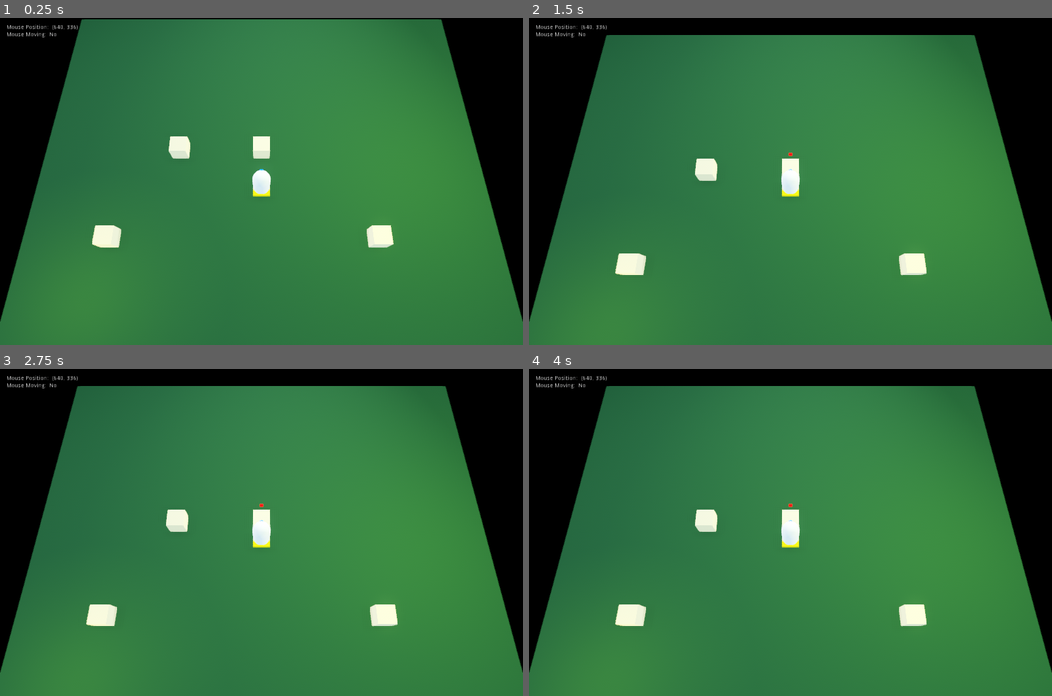
Above: before the commit, frames 1-4 (two rows, left to right).
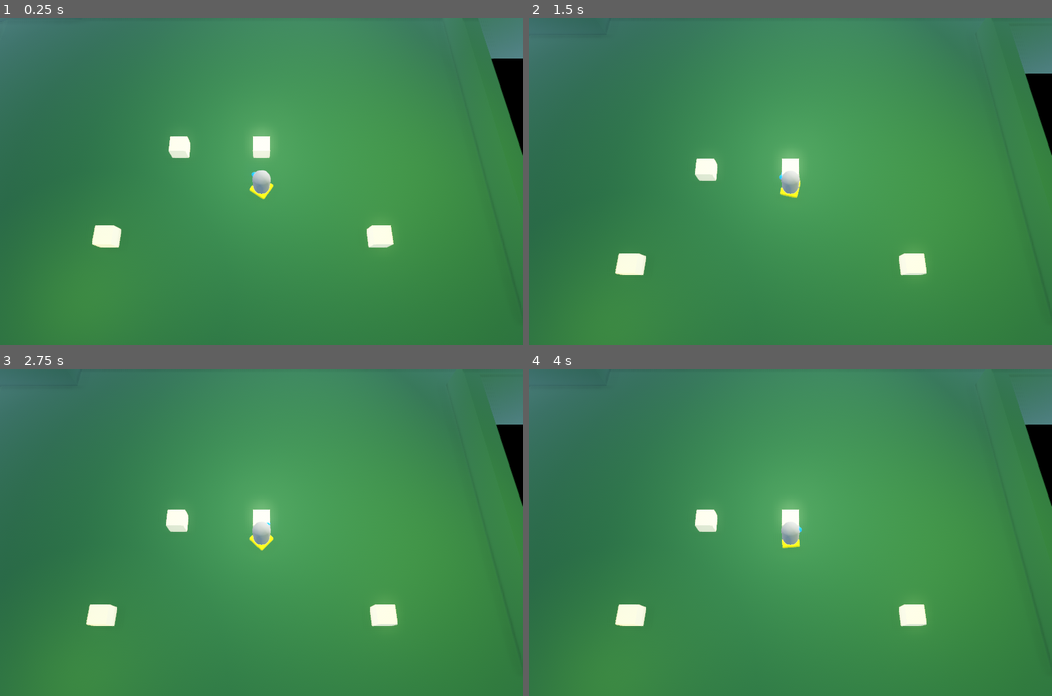
Above: after the commit, the same moments.

Repository: sean-clayton/TopDownTest
Game: Godot game, scene res://Main.tscn
The game is run twice, just before and just after one commit, with the same random seed, the same clock (stepped at 60 frames per second) and the same inputs.
Inputs (mouse positions are in pixels of both pictures, inside the frame that each line leads up to):
- Up to frame 1 (0.25 s): no input
- Up to frame 2 (1.5 s): tap Enter at 0.5 s; move the mouse to (816, 181) at 0.52 s; hold W (player_move_up) from 0.53 s (still down); right-click (816, 181) at 0.6 s; move the mouse to (764, 181) at 1.27 s; right-click (764, 181) at 1.35 s
- Up to frame 3 (2.75 s): keep holding W (player_move_up); tap Space at 2 s; move the mouse to (271, 525) at 2.02 s; right-click (271, 525) at 2.1 s
- Up to frame 4 (4 s): keep holding W (player_move_up); tap Enter at 2.75 s; move the mouse to (785, 539) at 2.77 s; right-click (785, 539) at 2.85 s; tap Space at 3.5 s; move the mouse to (827, 535) at 3.52 s; right-click (827, 535) at 3.6 s

The runs differ from the first frame. In frame 1, 23% of the frame differs, in the area x 0-100%, y 0-93%; in frame 2, 25%; in frame 3, 25%; in frame 4, 25%.

Commit message:
Some small updates

Diff:
--- a/Level.tscn
+++ b/Level.tscn
@@ -5,27 +5,46 @@
 
 [node name="Level" type="Spatial"]
 
+[node name="CSGBox8" type="CSGBox" parent="."]
+transform = Transform( 1, 0, 0, 0, 1, 0, 0, 0, 1, 28, 0, 9 )
+layers = 2
+cast_shadow = 0
+use_collision = true
+height = 10.0
+depth = 62.0
+material = ExtResource( 1 )
+
 [node name="CSGBox3" type="CSGBox" parent="."]
 transform = Transform( 1, 0, 0, 0, 1, 0, 0, 0, 1, -10, 2, 0 )
+layers = 2
+cast_shadow = 0
 use_collision = true
 material = ExtResource( 2 )
 
 [node name="CSGBox4" type="CSGBox" parent="."]
 transform = Transform( 1, 0, 0, 0, 1, 0, 0, 0, 1, 0, 2, 0 )
+layers = 2
+cast_shadow = 0
 use_collision = true
 material = ExtResource( 2 )
 
 [node name="CSGBox5" type="CSGBox" parent="."]
 transform = Transform( 1, 0, 0, 0, 1, 0, 0, 0, 1, 13, 2, 11 )
+layers = 2
+cast_shadow = 0
 use_collision = true
 material = ExtResource( 2 )
 
 [node name="CSGBox6" type="CSGBox" parent="."]
 transform = Transform( 1, 0, 0, 0, 1, 0, 0, 0, 1, -17, 2, 11 )
+layers = 2
+cast_shadow = 0
 use_collision = true
 material = ExtResource( 2 )
 
 [node name="CSGBox2" type="CSGBox" parent="."]
+layers = 2
+cast_shadow = 0
 use_collision = true
 width = 54.0
 depth = 44.0
@@ -33,7 +52,156 @@
 
 [node name="CSGPolygon2" type="CSGPolygon" parent="."]
 transform = Transform( -1.31134e-07, -8.74228e-08, -1, 3.82137e-15, -1, 8.74228e-08, -1, 7.64274e-15, 1.31134e-07, -27, 2, 25 )
+layers = 2
+cast_shadow = 0
 use_collision = true
 polygon = PoolVector2Array( -15, -1, -15, 1, 3, 1, -4, -1 )
 depth = 54.0
 material = ExtResource( 1 )
+
+[node name="CSGPolygon3" type="CSGPolygon" parent="."]
+transform = Transform( -1, 1.14641e-14, 1.74845e-07, 3.82137e-15, -1, 8.74228e-08, 1.74845e-07, 8.74228e-08, 1, -42, 0, 22 )
+layers = 2
+cast_shadow = 0
+use_collision = true
+polygon = PoolVector2Array( -15, -1, -15, 1, 3, 1, -4, -1 )
+depth = 44.0
+material = ExtResource( 1 )
+
+[node name="CSGBox" type="CSGBox" parent="."]
+transform = Transform( 1, 0, 0, 0, 1, 0, 0, 0, 1, -36, 3, 31 )
+layers = 2
+cast_shadow = 0
+use_collision = true
+width = 18.0
+height = 8.0
+depth = 18.0
+material = ExtResource( 1 )
+
+[node name="CSGBox7" type="CSGBox" parent="."]
+transform = Transform( 1, 0, 0, 0, 1, 0, 0, 0, 1, 16, 0, -60 )
+layers = 2
+cast_shadow = 0
+use_collision = true
+width = 86.0
+depth = 76.0
+material = ExtResource( 1 )
+
+[node name="CSGBox9" type="CSGBox" parent="."]
+transform = Transform( -4.37114e-08, 0, 1, 0, 1, 0, -1, 0, -4.37114e-08, 45, 0, -21 )
+layers = 2
+cast_shadow = 0
+use_collision = true
+height = 10.0
+depth = 32.0
+material = ExtResource( 1 )
+
+[node name="CSGBox10" type="CSGBox" parent="."]
+transform = Transform( -1, 0, -8.74228e-08, 0, 1, 0, 8.74228e-08, 0, -1, 60, 0, -60 )
+layers = 2
+cast_shadow = 0
+use_collision = true
+height = 10.0
+depth = 76.0
+material = ExtResource( 1 )
+
+[node name="CSGBox11" type="CSGBox" parent="."]
+transform = Transform( -1, 0, -8.74228e-08, 0, 1, 0, 8.74228e-08, 0, -1, -28, 0, -60 )
+layers = 2
+cast_shadow = 0
+use_collision = true
+height = 10.0
+depth = 76.0
+material = ExtResource( 1 )
+
+[node name="CSGBox12" type="CSGBox" parent="."]
+transform = Transform( 1, 0, 0, 0, 1, 0, 0, 0, 1, -46, 0, 9 )
+layers = 2
+cast_shadow = 0
+use_collision = true
+height = 10.0
+depth = 62.0
+material = ExtResource( 1 )
+
+[node name="CSGBox13" type="CSGBox" parent="."]
+transform = Transform( -4.37114e-08, 0, -1, 0, 1, 0, 1, 0, -4.37114e-08, -2, 0, 41 )
+layers = 2
+cast_shadow = 0
+use_collision = true
+height = 10.0
+depth = 62.0
+material = ExtResource( 1 )
+
+[node name="CSGBox14" type="CSGBox" parent="."]
+transform = Transform( -4.37114e-08, 0, 1, 0, 1, 0, -1, 0, -4.37114e-08, -38, 0, -23 )
+layers = 2
+cast_shadow = 0
+use_collision = true
+height = 10.0
+depth = 18.0
+material = ExtResource( 1 )
+
+[node name="CSGBox15" type="CSGBox" parent="."]
+transform = Transform( -4.37114e-08, 0, -1, 0, 1, 0, 1, 0, -4.37114e-08, 16, 0, -99 )
+layers = 2
+cast_shadow = 0
+use_collision = true
+height = 10.0
+depth = 90.0
+material = ExtResource( 1 )
+
+[node name="CSGBox16" type="CSGBox" parent="."]
+transform = Transform( -4.37114e-08, 0, -1, 0, 1, 0, 1, 0, -4.37114e-08, 37.5, 2, -66.5 )
+layers = 2
+cast_shadow = 0
+use_collision = true
+material = ExtResource( 2 )
+
+[node name="CSGBox17" type="CSGBox" parent="."]
+transform = Transform( -4.37114e-08, 0, -1, 0, 1, 0, 1, 0, -4.37114e-08, 37.5, 2, -56.5 )
+layers = 2
+cast_shadow = 0
+use_collision = true
+material = ExtResource( 2 )
+
+[node name="CSGBox18" type="CSGBox" parent="."]
+transform = Transform( -4.37114e-08, 0, -1, 0, 1, 0, 1, 0, -4.37114e-08, 26.5, 2, -43.5 )
+layers = 2
+cast_shadow = 0
+use_collision = true
+material = ExtResource( 2 )
+
+[node name="CSGBox19" type="CSGBox" parent="."]
+transform = Transform( -4.37114e-08, 0, -1, 0, 1, 0, 1, 0, -4.37114e-08, 26.5, 2, -73.5 )
+layers = 2
+cast_shadow = 0
+use_collision = true
+material = ExtResource( 2 )
+
+[node name="CSGBox20" type="CSGBox" parent="."]
+transform = Transform( -1, 0, -8.74228e-08, 0, 1, 0, 8.74228e-08, 0, -1, 6, 2, -78 )
+layers = 2
+cast_shadow = 0
+use_collision = true
+material = ExtResource( 2 )
+
+[node name="CSGBox21" type="CSGBox" parent="."]
+transform = Transform( -1, 0, -8.74228e-08, 0, 1, 0, 8.74228e-08, 0, -1, -4, 2, -78 )
+layers = 2
+cast_shadow = 0
+use_collision = true
+material = ExtResource( 2 )
+
+[node name="CSGBox22" type="CSGBox" parent="."]
+transform = Transform( -1, 0, -8.74228e-08, 0, 1, 0, 8.74228e-08, 0, -1, -17, 2, -89 )
+layers = 2
+cast_shadow = 0
+use_collision = true
+material = ExtResource( 2 )
+
+[node name="CSGBox23" type="CSGBox" parent="."]
+transform = Transform( -1, 0, -8.74228e-08, 0, 1, 0, 8.74228e-08, 0, -1, 13, 2, -89 )
+layers = 2
+cast_shadow = 0
+use_collision = true
+material = ExtResource( 2 )
--- a/Main.tscn
+++ b/Main.tscn
@@ -7,6 +7,9 @@
 [sub_resource type="Environment" id=1]
 background_mode = 3
 background_sky = ExtResource( 3 )
+fog_enabled = true
+fog_depth_begin = 40.0
+fog_depth_end = 125.0
 tonemap_mode = 3
 tonemap_white = 1.31
 ssao_enabled = true
@@ -35,6 +38,13 @@
 light_color = Color( 1, 0.980392, 0.027451, 1 )
 omni_range = 44.7279
 
+[node name="OmniLight3" type="OmniLight" parent="."]
+transform = Transform( 1, 0, 0, 0, 1, 0, 0, 0, 1, 13.4773, 19, -54.9013 )
+light_color = Color( 0, 1, 0.835294, 1 )
+light_energy = 2.51
+omni_range = 77.5
+omni_attenuation = 4.43828
+
 [node name="Level" parent="." instance=ExtResource( 1 )]
 
 [node name="Player" parent="." instance=ExtResource( 2 )]
@@ -48,71 +58,10 @@
 anchor_bottom = 1.0
 margin_left = 16.0
 margin_top = 16.0
-margin_right = 16.0
-margin_bottom = 16.0
+margin_right = -16.0
+margin_bottom = -16.0
 __meta__ = {
 "_edit_use_anchors_": false
 }
 
-[node name="LabelList" type="VBoxContainer" parent="UI"]
-margin_right = 1280.0
-margin_bottom = 800.0
-__meta__ = {
-"_edit_use_anchors_": false
-}
-
-[node name="MousePosition" type="HBoxContainer" parent="UI/LabelList"]
-margin_right = 1280.0
-margin_bottom = 14.0
-__meta__ = {
-"_edit_use_anchors_": false
-}
-
-[node name="Label" type="Label" parent="UI/LabelList/MousePosition"]
-margin_right = 107.0
-margin_bottom = 14.0
-custom_colors/font_color_shadow = Color( 0, 0, 0, 1 )
-custom_constants/shadow_offset_x = 1
-custom_constants/shadow_offset_y = 1
-custom_constants/shadow_as_outline = 1
-text = "Mouse Position: "
-__meta__ = {
-"_edit_use_anchors_": false
-}
-
-[node name="Value" type="Label" parent="UI/LabelList/MousePosition"]
-margin_left = 111.0
-margin_right = 111.0
-margin_bottom = 14.0
-custom_colors/font_color_shadow = Color( 0, 0, 0, 1 )
-custom_constants/shadow_offset_x = 1
-custom_constants/shadow_offset_y = 1
-custom_constants/shadow_as_outline = 1
-
-[node name="MouseMoving" type="HBoxContainer" parent="UI/LabelList"]
-margin_top = 18.0
-margin_right = 1280.0
-margin_bottom = 32.0
-
-[node name="Label" type="Label" parent="UI/LabelList/MouseMoving"]
-margin_right = 101.0
-margin_bottom = 14.0
-custom_colors/font_color_shadow = Color( 0, 0, 0, 1 )
-custom_constants/shadow_offset_x = 1
-custom_constants/shadow_offset_y = 1
-custom_constants/shadow_as_outline = 1
-text = "Mouse Moving: "
-__meta__ = {
-"_edit_use_anchors_": false
-}
-
-[node name="Value" type="Label" parent="UI/LabelList/MouseMoving"]
-margin_left = 105.0
-margin_right = 105.0
-margin_bottom = 14.0
-custom_colors/font_color_shadow = Color( 0, 0, 0, 1 )
-custom_constants/shadow_offset_x = 1
-custom_constants/shadow_offset_y = 1
-custom_constants/shadow_as_outline = 1
-
 [editable path="Level"]
--- a/Player.gd
+++ b/Player.gd
@@ -5,28 +5,19 @@
 onready var camera_rig = $CameraRig
 onready var camera = $CameraRig/PlayerCamera
 onready var cursor = $PlayerKinematicBody/Cursor
-onready var mouse_position_label = get_node("/root/Main/UI/LabelList/MousePosition/Value")
-onready var mouse_moving_label = get_node("/root/Main/UI/LabelList/MouseMoving/Value")
 
-export var gravity = 100
-export var speed = 170
+export var speed = 160
+export var walking_speed = 90
 export var friction = 0.8
 
+var current_speed = speed
+var walking = false
 var move_direction = Vector3()
 var velocity = Vector3()
 
-var mouse_moving = false
-
-var locked_position = Vector2.ZERO
-
 
 func _ready() -> void:
-	var viewport = get_viewport()
-	locked_position = viewport.size / 2
-	locked_position.y -= 64.0
-
-	get_viewport().warp_mouse(locked_position)
-	Input.set_mouse_mode(Input.MOUSE_MODE_CAPTURED)
+	pass
 
 
 func _process(_delta: float) -> void:
@@ -37,19 +28,20 @@
 	move(delta)
 	look_at_cursor()
 
-	if mouse_moving:
-		mouse_moving_label.text = "Yes"
-		mouse_moving = false
-	else:
-		mouse_moving_label.text = "No"
+
+func _input(_event: InputEvent) -> void:
+	if Input.is_action_just_released("ui_cancel"):
+		get_tree().quit()
+	if Input.is_action_just_released("player_secondary"):
+		toggle_walk()
 
 
-func _input(event: InputEvent) -> void:
-	if event is InputEventMouseMotion:
-		mouse_moving = true
-
-	if Input.is_action_just_released("ui_cancel"):
-		get_tree().quit()
+func toggle_walk() -> void:
+	walking = ! walking
+	if ! walking:
+		current_speed = speed
+	else:
+		current_speed = walking_speed
 
 
 func move_camera_with_body() -> void:
@@ -70,39 +62,19 @@
 	move_direction.y = 0
 	move_direction = move_direction.normalized()
 
-	velocity += move_direction * speed * delta
+	velocity += move_direction * current_speed * delta
 	velocity *= friction
 
-	if body.is_on_floor():
-		velocity.y = 0
-	else:
-		velocity.y -= gravity * delta
-
-	velocity = body.move_and_slide_with_snap(
-		velocity, -body.get_floor_normal(), Vector3.UP, true, 1
-	)
+	velocity = body.move_and_slide_with_snap(velocity, -body.get_floor_normal(), Vector3.UP, true)
 
 
 func look_at_cursor() -> void:
 	var drop_plane = Plane(Vector3.UP, player_bottom.global_transform.origin.y)
+	var ray_length = 1000
+	var mouse_position = get_viewport().get_mouse_position()
+	var from = camera.project_ray_origin(mouse_position)
+	var to = camera.project_ray_normal(mouse_position) * ray_length
+	var cursor_pos = drop_plane.intersects_ray(from, to)
 
-	var ray_length = 1000
-	var mouse_position = locked_position
-	var from = camera.project_ray_origin(mouse_position)
-	var to = from + camera.project_ray_normal(mouse_position) * ray_length
-
-	var distance = Vector3.ZERO
-	distance.y = player_bottom.transform.origin.distance_to(body.transform.origin)
-
-	var intersects_at = drop_plane.intersects_ray(from, to)
-	var cursor_pos = Vector3()
-	if intersects_at:
-		cursor_pos = intersects_at
-
-	cursor.global_transform.origin = cursor_pos
-
-	if mouse_moving:
-		body.look_at(cursor_pos, Vector3.UP)
-		body.rotation = body.rotation * Vector3.UP
-
-	mouse_position_label.text = String(mouse_position)
+	body.look_at(cursor_pos, Vector3.UP)
+	body.rotation = body.rotation * Vector3.UP
--- a/Player.tscn
+++ b/Player.tscn
@@ -7,6 +7,9 @@
 
 [sub_resource type="CapsuleMesh" id=2]
 mid_height = 2.0
+
+[sub_resource type="SpatialMaterial" id=11]
+albedo_color = Color( 0.5, 0.5, 0.5, 1 )
 
 [sub_resource type="SphereMesh" id=3]
 radius = 0.25
@@ -42,6 +45,7 @@
 script = ExtResource( 1 )
 
 [node name="PlayerKinematicBody" type="KinematicBody" parent="."]
+transform = Transform( 1, 0, 1.74846e-07, 0, 1, 0, -1.74846e-07, 0, 1, 0, 0, 0 )
 
 [node name="PlayerCollision" type="CollisionShape" parent="PlayerKinematicBody"]
 transform = Transform( 1, 0, 0, 0, -1.62921e-07, 1, 0, -1, -1.62921e-07, 0, 0, 0 )
@@ -50,7 +54,7 @@
 [node name="PlayerMesh" type="MeshInstance" parent="PlayerKinematicBody"]
 transform = Transform( 1, 0, 0, 0, -4.37114e-08, 1, 0, -1, -4.37114e-08, 0, 0, 0 )
 mesh = SubResource( 2 )
-material/0 = null
+material/0 = SubResource( 11 )
 
 [node name="MeshInstance" type="MeshInstance" parent="PlayerKinematicBody/PlayerMesh"]
 transform = Transform( 1, 0, 0, 0, 1, 0, 0, 0, 1, 0, 1, 1 )
@@ -80,3 +84,15 @@
 [node name="PlayerCamera" type="Camera" parent="CameraRig"]
 transform = Transform( 1, 0, 0, 0, 0.362763, 0.931881, 0, -0.931881, 0.362763, 0, 34.2878, 13.2232 )
 fov = 53.7852
+
+[node name="OmniLight" type="OmniLight" parent="CameraRig"]
+transform = Transform( 1, 0, 0, 0, 1, 0, 0, 0, 1, 0, 8, -3 )
+shadow_color = Color( 0.9, 0.9, 0.9, 1 )
+omni_range = 32.0
+
+[node name="SpotLight" type="SpotLight" parent="CameraRig"]
+transform = Transform( -0.670634, -0.0416146, 0.74062, 0, 0.998425, 0.0561003, -0.741789, 0.0376228, -0.669578, 8.1, 2.39172, -7.7 )
+light_energy = 3.4
+light_cull_mask = 4293918721
+spot_range = 18.0
+spot_angle = 17.4
--- a/project.godot
+++ b/project.godot
@@ -47,6 +47,11 @@
 "events": [ Object(InputEventMouseButton,"resource_local_to_scene":false,"resource_name":"","device":0,"alt":false,"shi …(212 unchanged characters)…
  ]
 }
+player_secondary={
+"deadzone": 0.5,
+"events": [ Object(InputEventMouseButton,"resource_local_to_scene":false,"resource_name":"","device":0,"alt":false,"shift":false,"control":false,"meta":false,"command":false,"button_mask":0,"position":Vector2( 0, 0 ),"global_position":Vector2( 0, 0 ),"factor":1.0,"button_index":2,"pressed":false,"doubleclick":false,"script":null)
+ ]
+}
 
 [physics]
 
Not shown: 1 places in Player.tscn that only renumber resources
